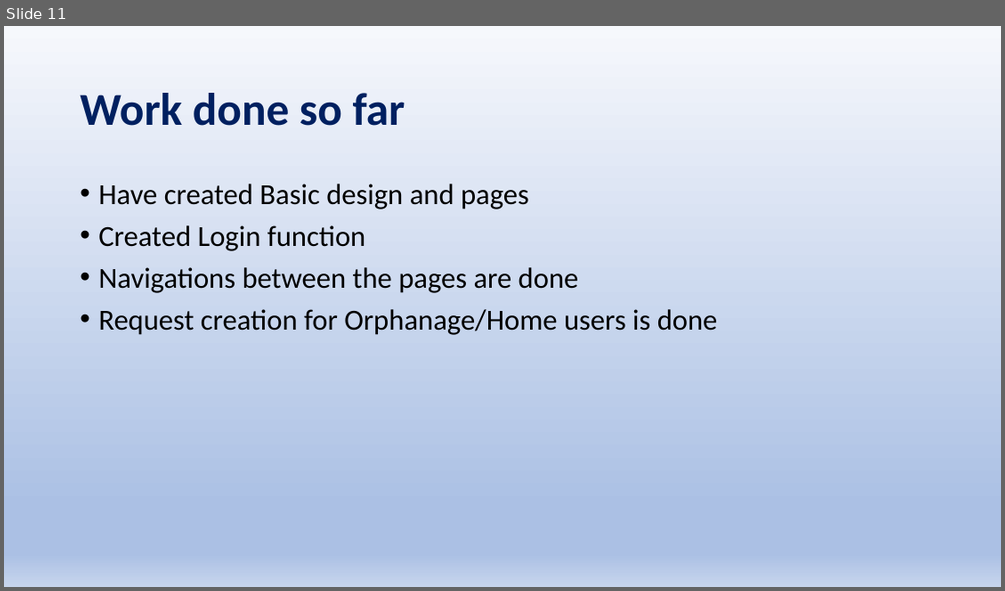
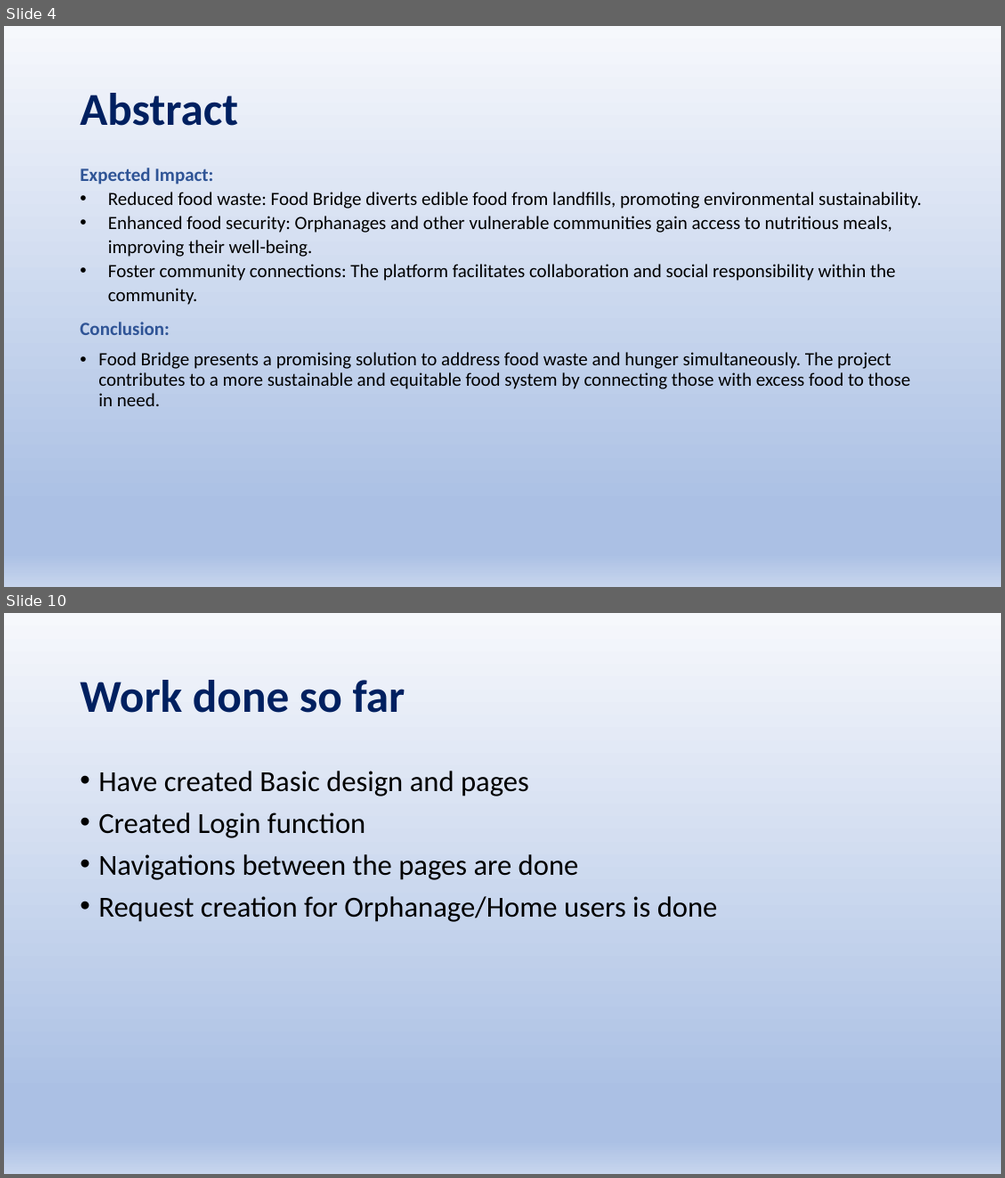
Before and after one commit to Sriram-V-99/MCA-Project-, a slide deck: FoodBridge.pptx. Shown one above the other, each under a label of ours: slide 11 before the commit, slides 4 and 10 after it; the slides between them are not shown. The pictures are 1005x591 and 1005x1178 pixels, drawn with LibreOffice and Linux fonts; fonts in the diff are those of the drawing. Boxes give left, top, right and bottom in pixels: in the first picture for what was removed or moved away, otherwise in the second. Text is boxed around its words. In the diff, an @@ line names an element or a change of style, - is before the commit and + after.

```diff
--- a/FoodBridge.pptx
+++ b/FoodBridge.pptx
@@ slide 4 added at bbox=[4, 26, 1001, 587], background gradient #F6F8FC to #ABC0E4 to #C7D5ED @@
@@ title added at bbox=[80, 93, 238, 126], 44 pt, text #002060, bold @@
+Abstract
@@ text added at bbox=[80, 168, 922, 406], 18 pt, text #000000 @@
+Expected Impact:
+• Reduced food waste: Food Bridge diverts edible food from landfills, promoting environmental sustainability.
+• Enhanced food security: Orphanages and other vulnerable communities gain access to nutritious meals, improving their well-being.
+• Foster community connections: The platform facilitates collaboration and social responsibility within the community.
+Conclusion:
+• Food Bridge presents a promising solution to address food waste and hunger simultaneously. The project contributes to a more sustainable and equitable food system by connecting those with excess food to those in need.
@@ what was slide 11 is now slide 10 @@
```
Also in this commit, not shown: 5 slides changed, 3 other slides added, 8 slides removed, 2 other files.
